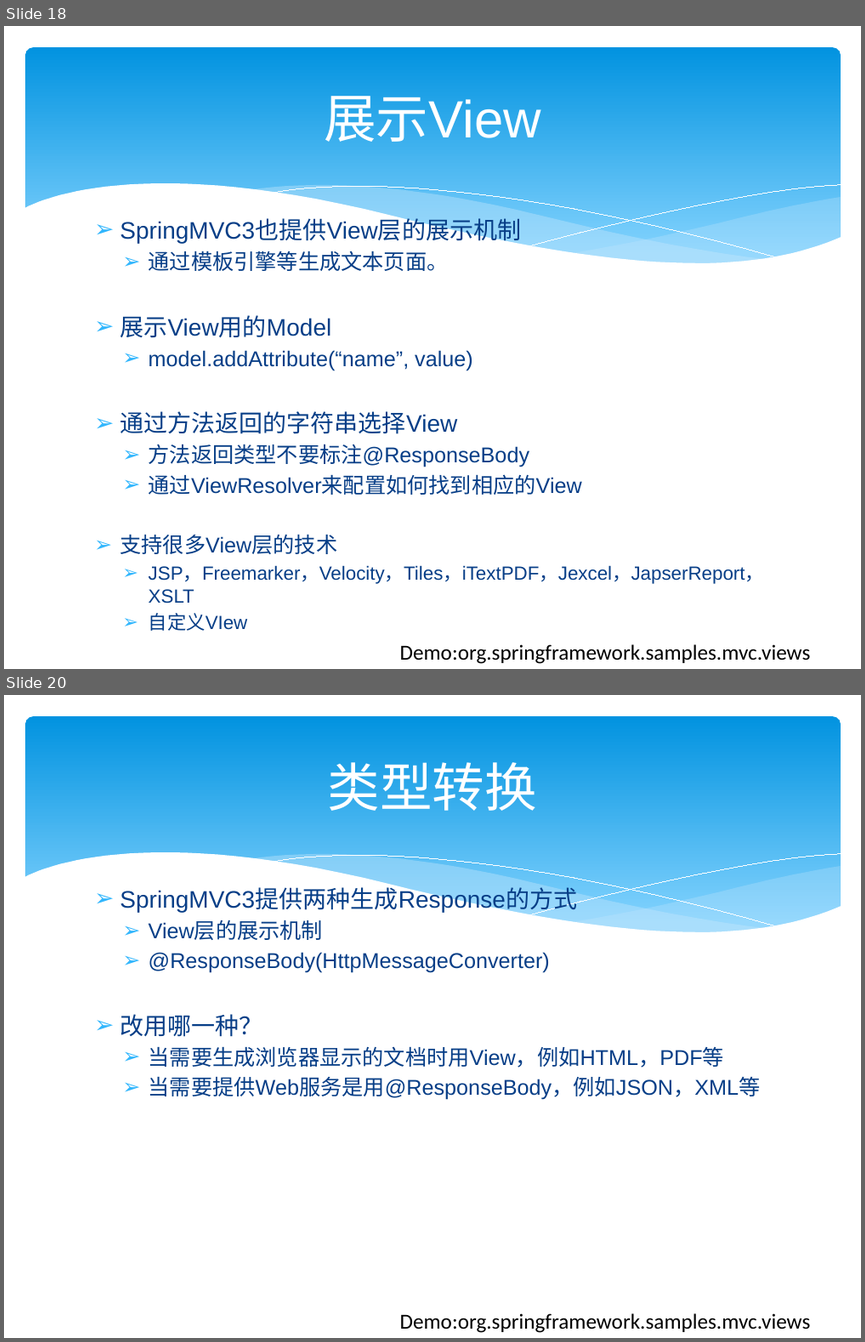
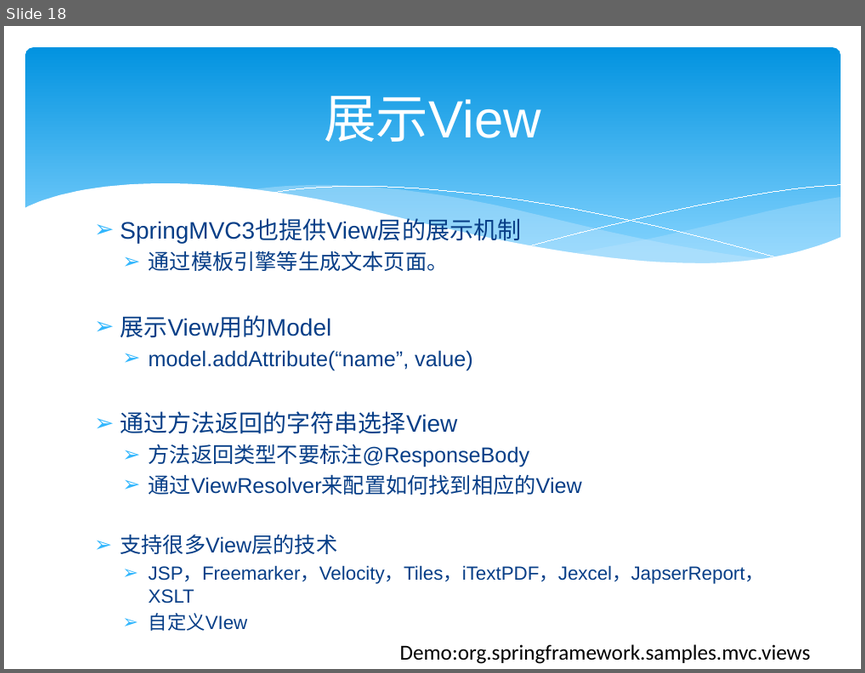
Before and after one commit to zjumty/spring-mvc-showcase, a slide deck: SpringMVC3.pptx. Shown one above the other, each under a label of ours: slides 18 and 20 before the commit, slide 18 after it; the slides between them are not shown. The pictures are 865x1342 and 865x673 pixels, drawn with LibreOffice and Linux fonts; fonts in the diff are those of the drawing. Boxes give left, top, right and bottom in pixels: in the first picture for what was removed or moved away, otherwise in the second. Text is boxed around its words. In the diff, an @@ line names an element or a change of style, - is before the commit and + after.

```diff
--- a/SpringMVC3.pptx
+++ b/SpringMVC3.pptx
@@ slide 20 removed at [4, 695, 861, 1338], background #FFFFFF; not listed: 6 template elements that a slide beside it also shows @@
@@ title removed at [328, 762, 537, 811] @@
-类型转换
@@ text removed at [120, 889, 760, 1100] @@
-➢ SpringMVC3提供两种生成Response的方式
-  ➢ View层的展示机制
-  ➢ @ResponseBody(HttpMessageConverter)
-➢ 改用哪一种？
-  ➢ 当需要生成浏览器显示的文档时用View，例如HTML，PDF等
-  ➢ 当需要提供Web服务是用@ResponseBody，例如JSON，XML等
@@ text removed at [400, 1313, 811, 1333] @@
-Demo:org.springframework.samples.mvc.views
```
Also in this commit, not shown: 2 slides changed, 6 slides added.
